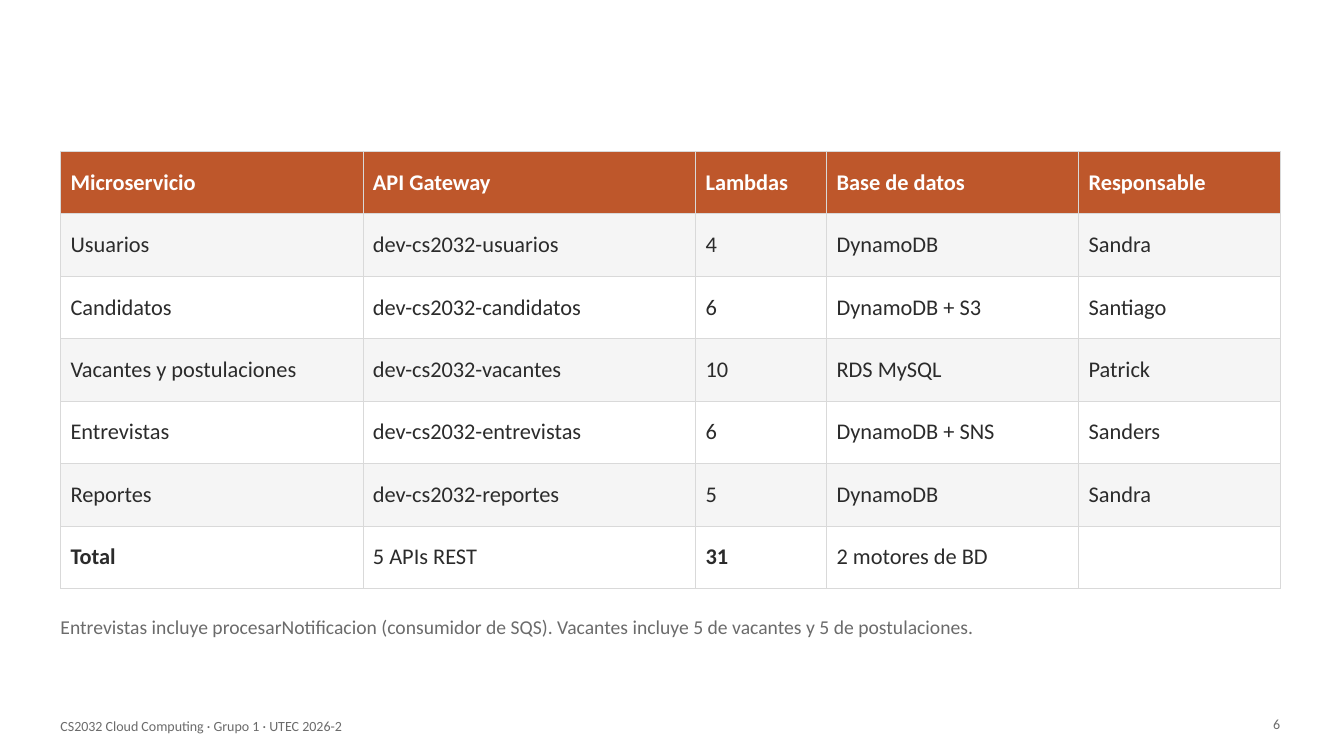
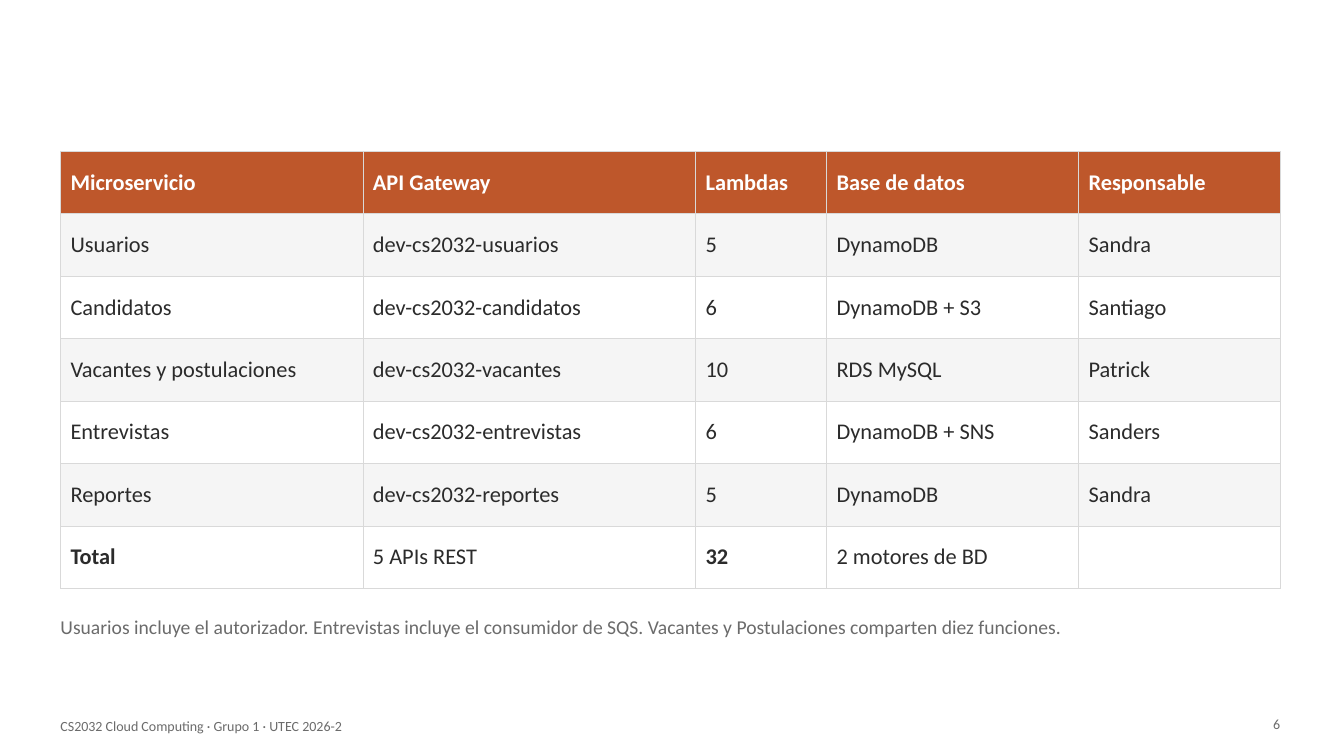
Before and after one commit to santiagodavila-ops/Proyecto-Final-Cloud-Computing-v2, a slide deck: slide 6 of presentacion/Presentacion_CS2032_Grupo1.pptx. Drawn at 1344x756 pixels with LibreOffice and Linux fonts; fonts in the diff are those of the drawing. Boxes give left, top, right and bottom in pixels: in the first picture for what was removed or moved away, otherwise in the second. Text is boxed around its words. In the diff, an @@ line names an element or a change of style, - is before the commit and + after.

```diff
--- a/presentacion/Presentacion_CS2032_Grupo1.pptx
+++ b/presentacion/Presentacion_CS2032_Grupo1.pptx
@@ table at (x1=60, y1=151, x2=1280, y2=589) @@
-row 2, column 3: 4
+row 2, column 3: 5
-row 7, column 3: 31
+row 7, column 3: 32
@@ text at (x1=60, y1=620, x2=1060, y2=637): text changed @@
-Entrevistas incluye procesarNotificacion (consumidor de SQS). Vacantes incluye 5 de vacantes y 5 de postulaciones.
+Usuarios incluye el autorizador. Entrevistas incluye el consumidor de SQS. Vacantes y Postulaciones comparten diez funciones.
```
Also in this commit, not shown: 15 other slides changed, 2 other files.
